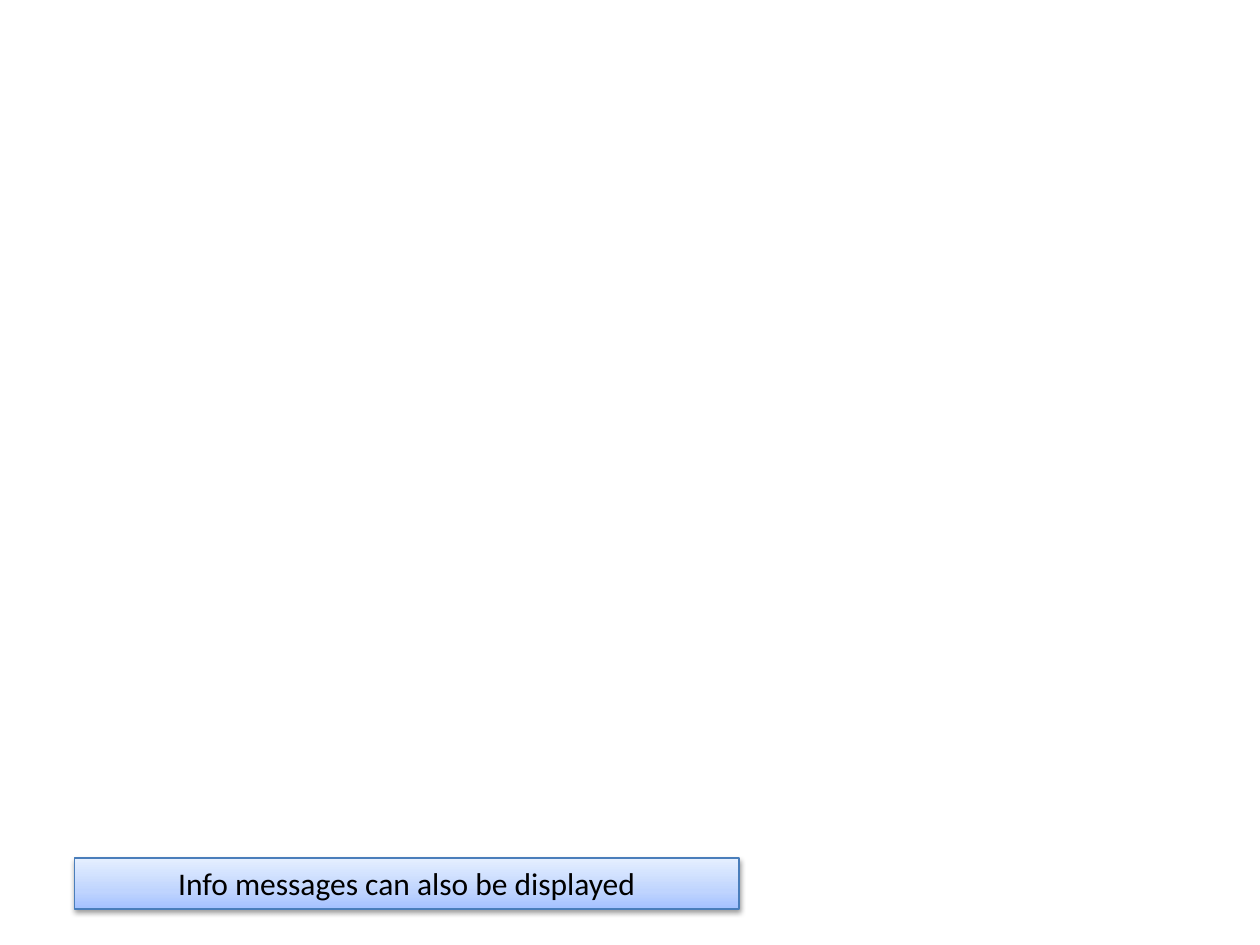
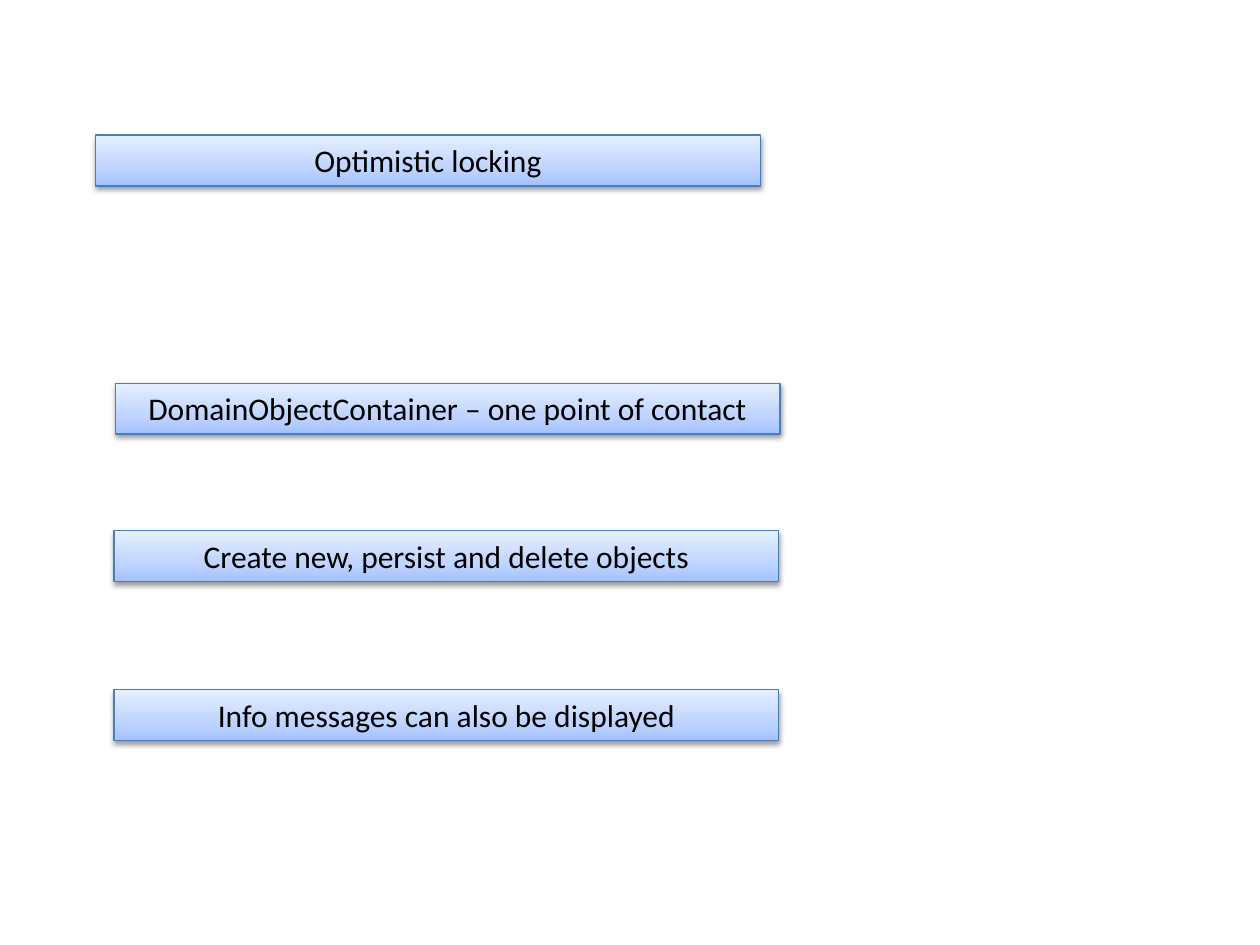
Before and after one commit to apache/causeway-site, a slide deck: slide 18 of content/images/screenshots2/screenshot-captions.pptx (slide 8 before the commit). Drawn at 1260x945 pixels with LibreOffice and Linux fonts; fonts in the diff are those of the drawing. Boxes give left, top, right and bottom in pixels: in the first picture for what was removed or moved away, otherwise in the second. Text is boxed around its words. In the diff, an @@ line names an element or a change of style, - is before the commit and + after.

```diff
--- a/content/images/screenshots2/screenshot-captions.pptx
+++ b/content/images/screenshots2/screenshot-captions.pptx
@@ rectangle added at [96,135,761,185], fill gradient #A4C4FF to #BFD4FF to #E6EEFF, outline #4B7EBC 0.75 pt, 18 pt, text #000000 @@
+Optimistic locking
@@ rectangle added at [115,383,780,433], fill gradient #A4C4FF to #BFD4FF to #E6EEFF, outline #4B7EBC 0.75 pt, 18 pt, text #000000 @@
+DomainObjectContainer – one point of contact
@@ rectangle added at [115,530,780,581], fill gradient #A4C4FF to #BFD4FF to #E6EEFF, outline #4B7EBC 0.75 pt, 18 pt, text #000000 @@
+Create new, persist and delete objects
@@ rectangle "Info messages can also be ...": place and size @@
-rectangle "Info messages can also be ..." at [74,858,740,908]
+rectangle "Info messages can also be ..." at [115,689,780,740]
```
Also in this commit, not shown: 2 other slides changed, 12 slides added, 45 other files.
